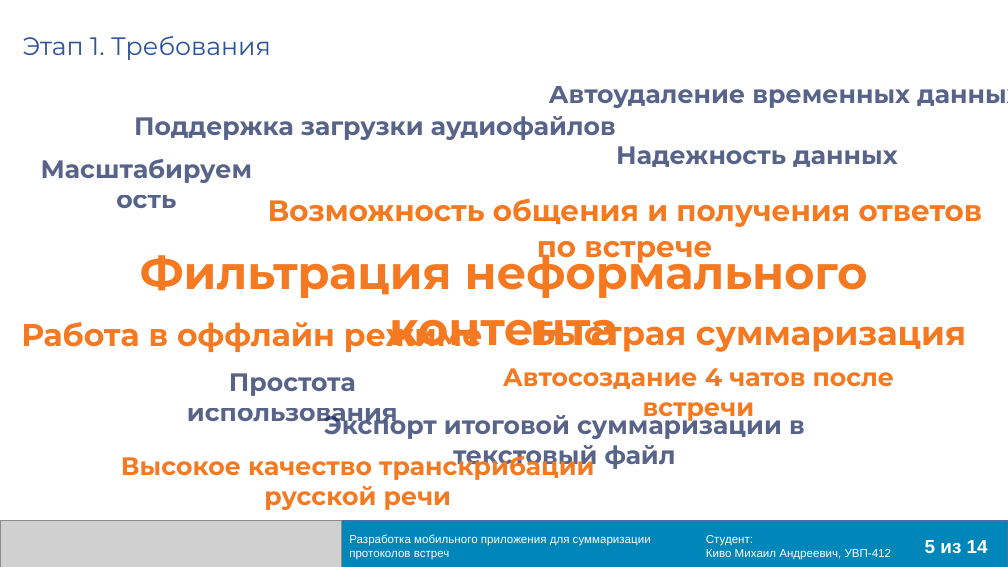
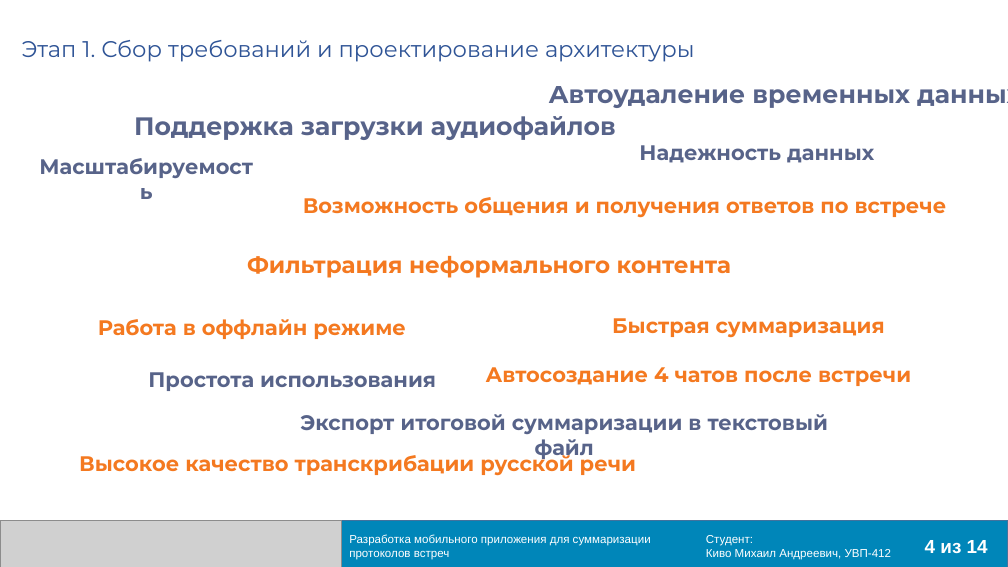
Before and after one commit to Meetings-UVP412/VKR, a slide deck: slide 4 of Презентация Киво Михаил УВП-412.pptx (slide 5 before the commit). Drawn at 1008x567 pixels with LibreOffice and Linux fonts; fonts in the diff are those of the drawing; grey boxes stand for pictures. Boxes give left, top, right and bottom in pixels: in the first picture for what was removed or moved away, otherwise in the second. Text is boxed around its words. In the diff, an @@ line names an element or a change of style, - is before the commit and + after.

```diff
--- a/Презентация Киво Михаил УВП-412.pptx
+++ b/Презентация Киво Михаил УВП-412.pptx
@@ title at (22, 40, 695, 62): text changed; size 24 to 21.6 pt @@
-Этап 1. Требования
+Этап 1. Сбор требований и проектирование архитектуры
@@ size 24 to 20 pt in 6 elements at (300, 414, 828, 461), (79, 450, 636, 476), (486, 367, 911, 386), (148, 372, 436, 391), (639, 145, 874, 163), (29, 150, 263, 183) @@
@@ text "Возможность общения и получения ответов ..." at (303, 197, 947, 218): size 28 to 20 pt @@
@@ text "Фильтрация неформального контента": place and size @@
-text "Фильтрация неформального контента" at (140, 245, 868, 347)
+text "Фильтрация неформального контента" at (247, 256, 731, 278)
@@ text "Фильтрация неформального контента" at (247, 256, 731, 278): size 44 to 22 pt @@
@@ text "Работа в оффлайн режиме" at (98, 319, 406, 339): size 30 to 20 pt @@
@@ text "Быстрая суммаризация" at (612, 318, 885, 338): size 32 to 20 pt @@
@@ text at (925, 540, 988, 553): text changed @@
-5 из 14
+4 из 14
```
Also in this commit, not shown: 10 other slides changed, 2 other files.
